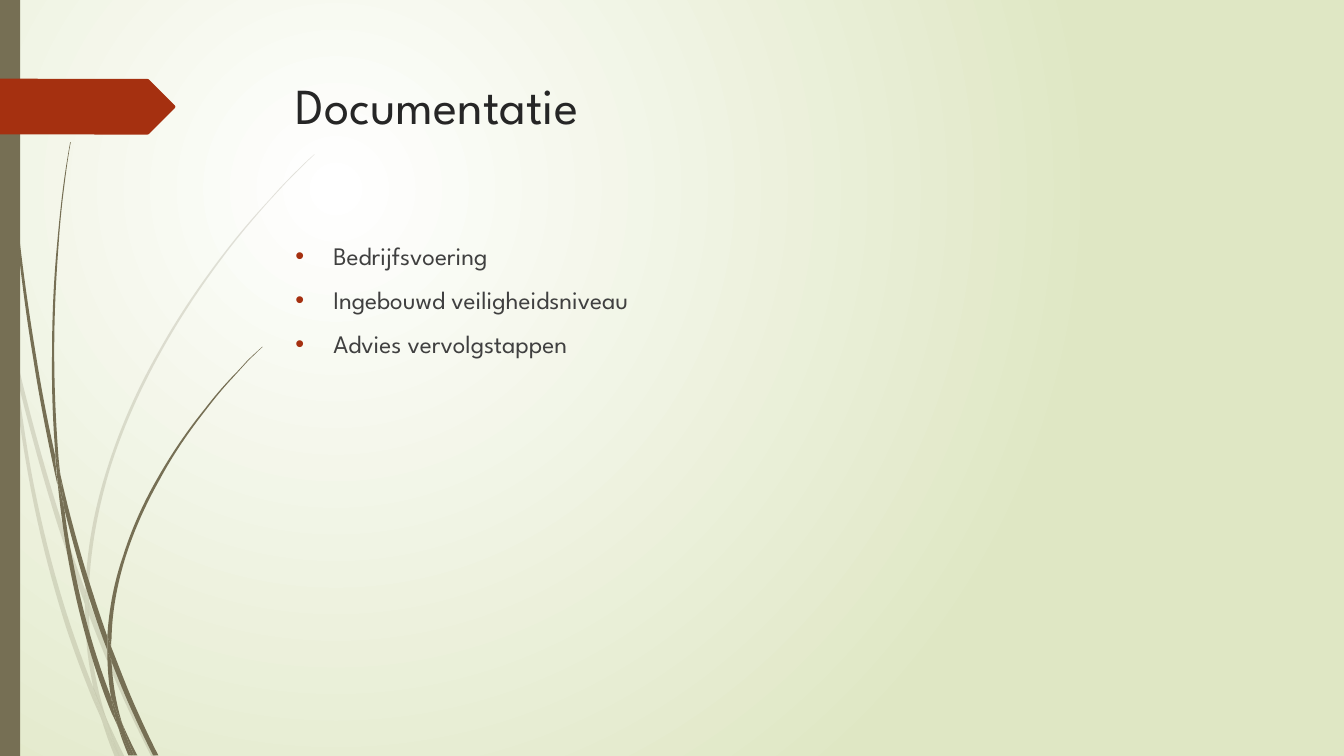
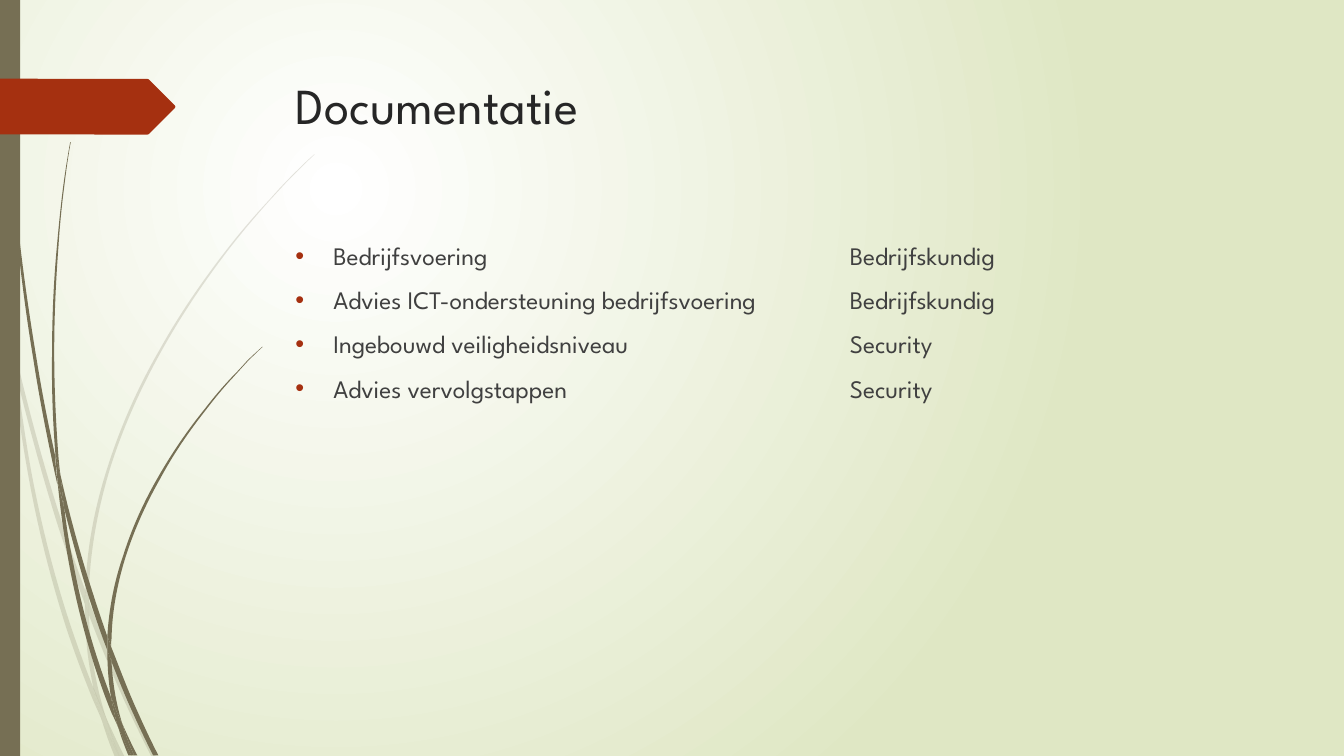
Before and after one commit to Carlodeboer/GFY1-03, a slide deck: slide 5 of Opleveren/Sprint 3 presentatie.pptx. Drawn at 1344x756 pixels with LibreOffice and Linux fonts; fonts in the diff are those of the drawing. Boxes give left, top, right and bottom in pixels: in the first picture for what was removed or moved away, otherwise in the second. Text is boxed around its words. In the diff, an @@ line names an element or a change of style, - is before the commit and + after.

```diff
--- a/Opleveren/Sprint 3 presentatie.pptx
+++ b/Opleveren/Sprint 3 presentatie.pptx
@@ text at (333,247,995,404): text changed @@
-• Bedrijfsvoering
-• Ingebouwd veiligheidsniveau
-• Advies vervolgstappen
+• Bedrijfsvoering Bedrijfskundig
+• Advies ICT-ondersteuning bedrijfsvoering Bedrijfskundig
+• Ingebouwd veiligheidsniveau Security
+• Advies vervolgstappen Security
```
Also in this commit, not shown: 4 slides added, 3 other files.
